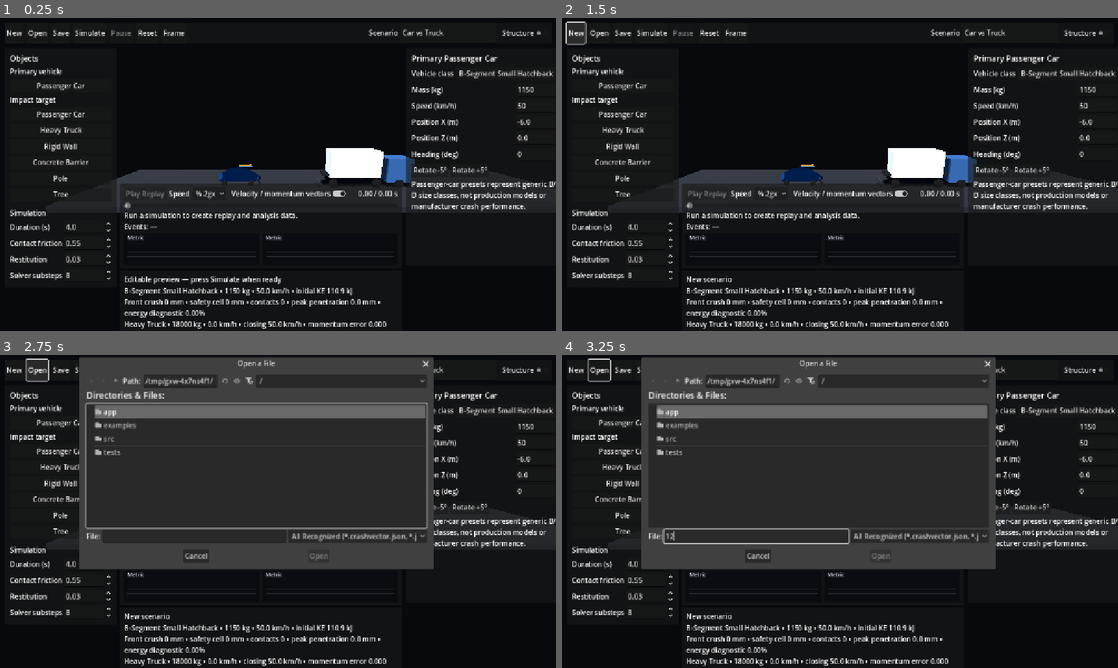
Above: before the commit, frames 1-4 (two rows, left to right).
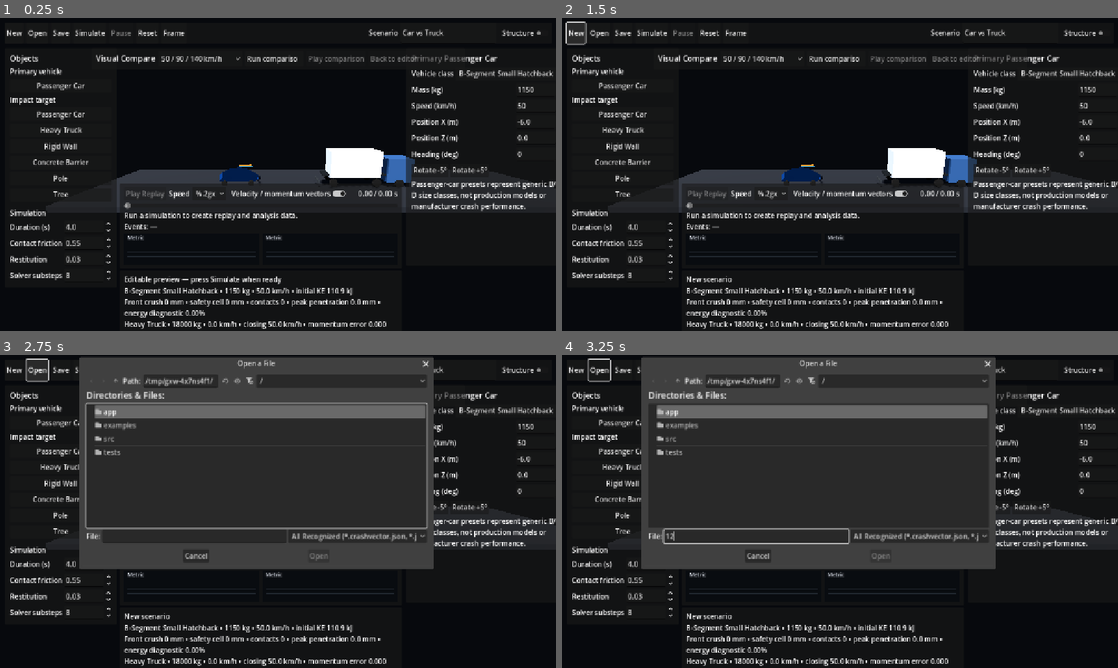
Above: after the commit, the same moments.

Repository: ArrowSK/crashvector
Game: Godot game, scene res://app/main.tscn
The game is run twice, just before and just after one commit, with the same random seed, the same clock (stepped at 60 frames per second) and the same inputs.
Inputs (mouse positions are in pixels of both pictures, inside the frame that each line leads up to):
- Up to frame 1 (0.25 s): no input
- Up to frame 2 (1.5 s): click "New" at 0.5 s; click "New" at 1.25 s
- Up to frame 3 (2.75 s): click "Open" at 2 s
- Up to frame 4 (3.25 s): click (756, 536) at 2.77 s; type "12" at 2.85 s

The runs differ from the first frame. In frame 1, 0.7% of the frame differs, in the area x 17-84%, y 11-15%; in frame 2, 0.7%; in frame 3, less than 0.1%; in frame 4, less than 0.1%.

Commit message:
M6: make visual comparison editor the main scene

Diff:
--- a/app/main.tscn
+++ b/app/main.tscn
@@ -1,6 +1,6 @@
 [gd_scene load_steps=2 format=3]
 
-[ext_resource type="Script" path="res://src/demo/crash_demo_m5.gd" id="1_demo"]
+[ext_resource type="Script" path="res://src/demo/crash_demo_m6.gd" id="1_demo"]
 
 [node name="CrashVectorEditor" type="Node3D"]
 script = ExtResource("1_demo")
